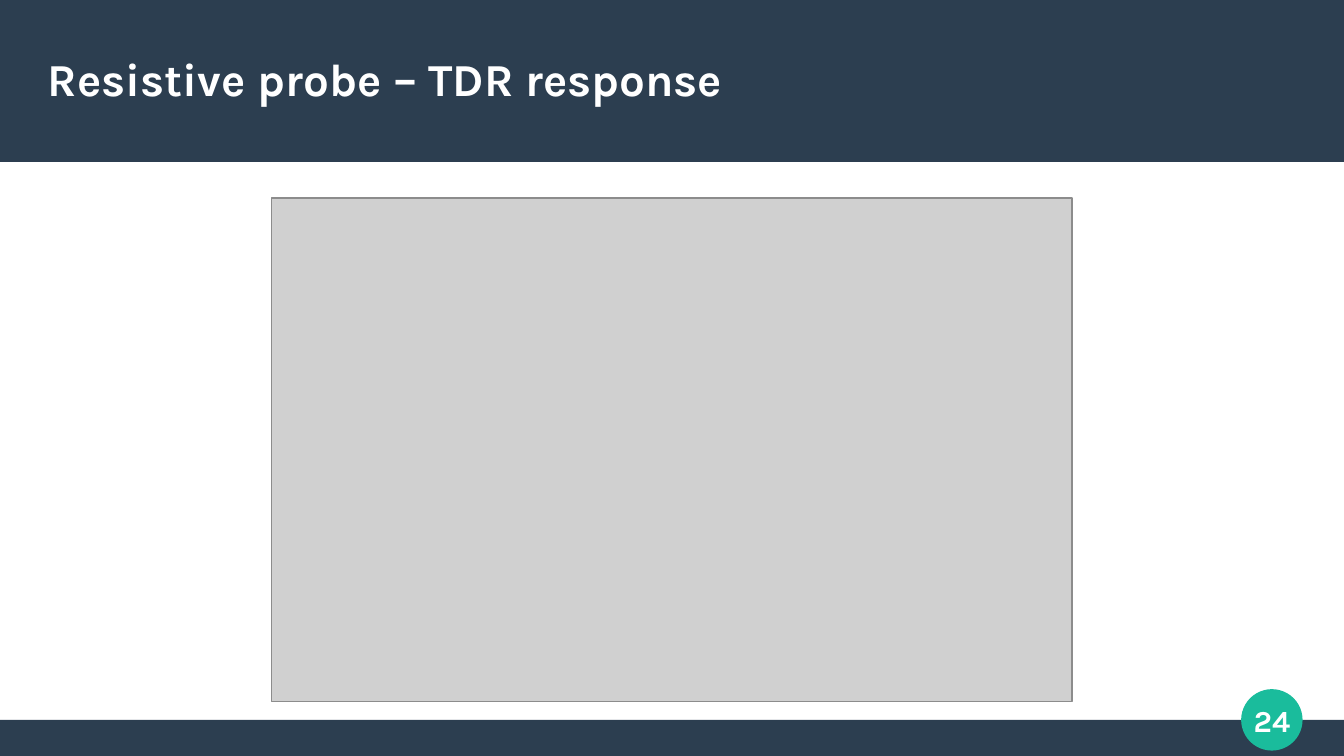
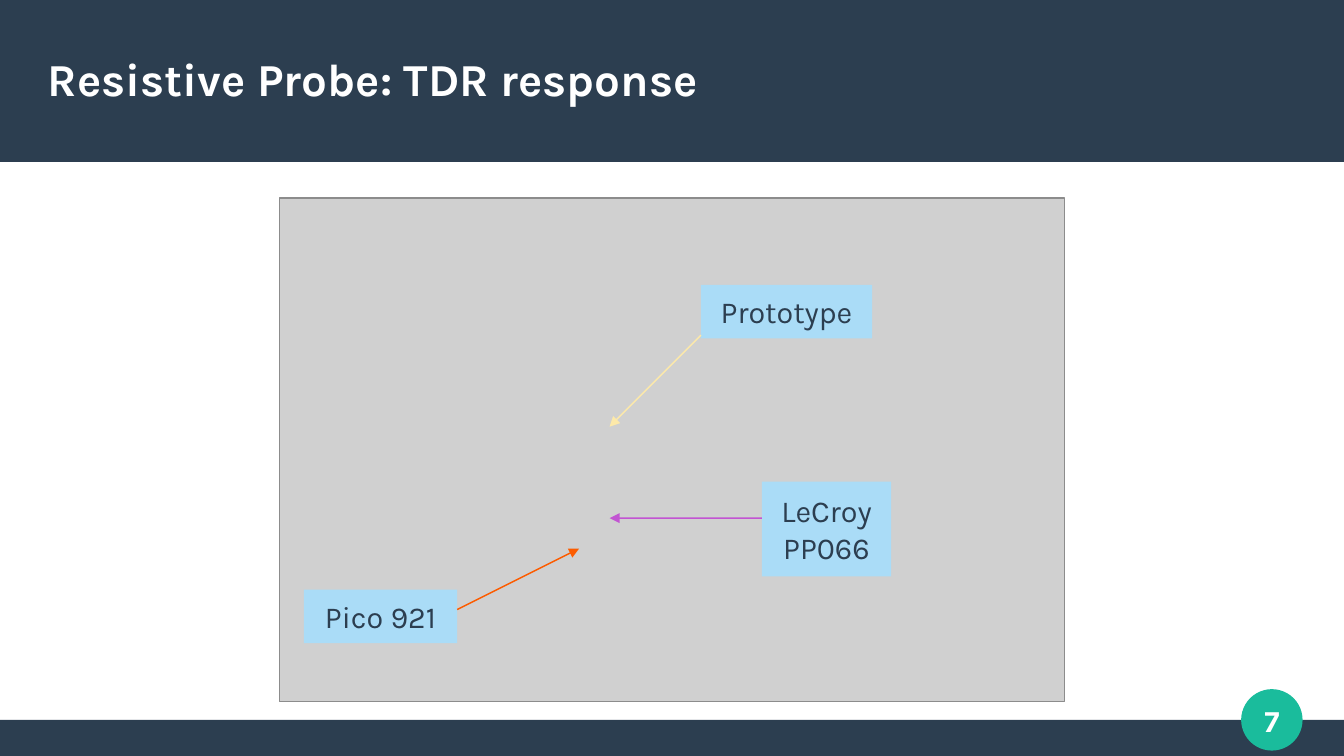
Before and after one commit to azonenberg/electronics-training, a slide deck: slide 7 of oscilloscope-probing/sec03-resistive.odp (slide 24 before the commit). Drawn at 1344x756 pixels with LibreOffice and Linux fonts; fonts in the diff are those of the drawing; grey boxes stand for pictures. Boxes give left, top, right and bottom in pixels: in the first picture for what was removed or moved away, otherwise in the second. Text is boxed around its words. In the diff, an @@ line names an element or a change of style, - is before the commit and + after.

```diff
--- a/oscilloscope-probing/sec03-resistive.odp
+++ b/oscilloscope-probing/sec03-resistive.odp
@@ title at [48,63,698,107]: text changed @@
-Resistive probe – TDR response
+Resistive Probe: TDR response
@@ picture: place and size @@
-picture at [272,198,1072,701]
+picture at [279,198,1065,701]
@@ rectangle added at [701,285,872,339], fill #AADCF7, 18 pt, text #2C3E50 @@
+Prototype
@@ arrow added from (701, 335) to (610, 427), #FDE9A9 0.85 pt @@
@@ rectangle added at [762,482,892,577], fill #AADCF7, 18 pt, text #2C3E50 @@
+LeCroy
+PP066
@@ arrow added from (762, 518) to (610, 518), #C254D2 0.85 pt @@
@@ arrow added from (457, 610) to (579, 549), #FC5C00 0.85 pt @@
@@ rectangle added at [304,590,457,644], fill #AADCF7, 18 pt, text #2C3E50 @@
+Pico 921
@@ page number at [1264,712,1279,732]: text changed @@
-24
+7
```
Also in this commit, not shown: 2 other slides changed, 1 slide added, 3 slides removed, 6 other files.
